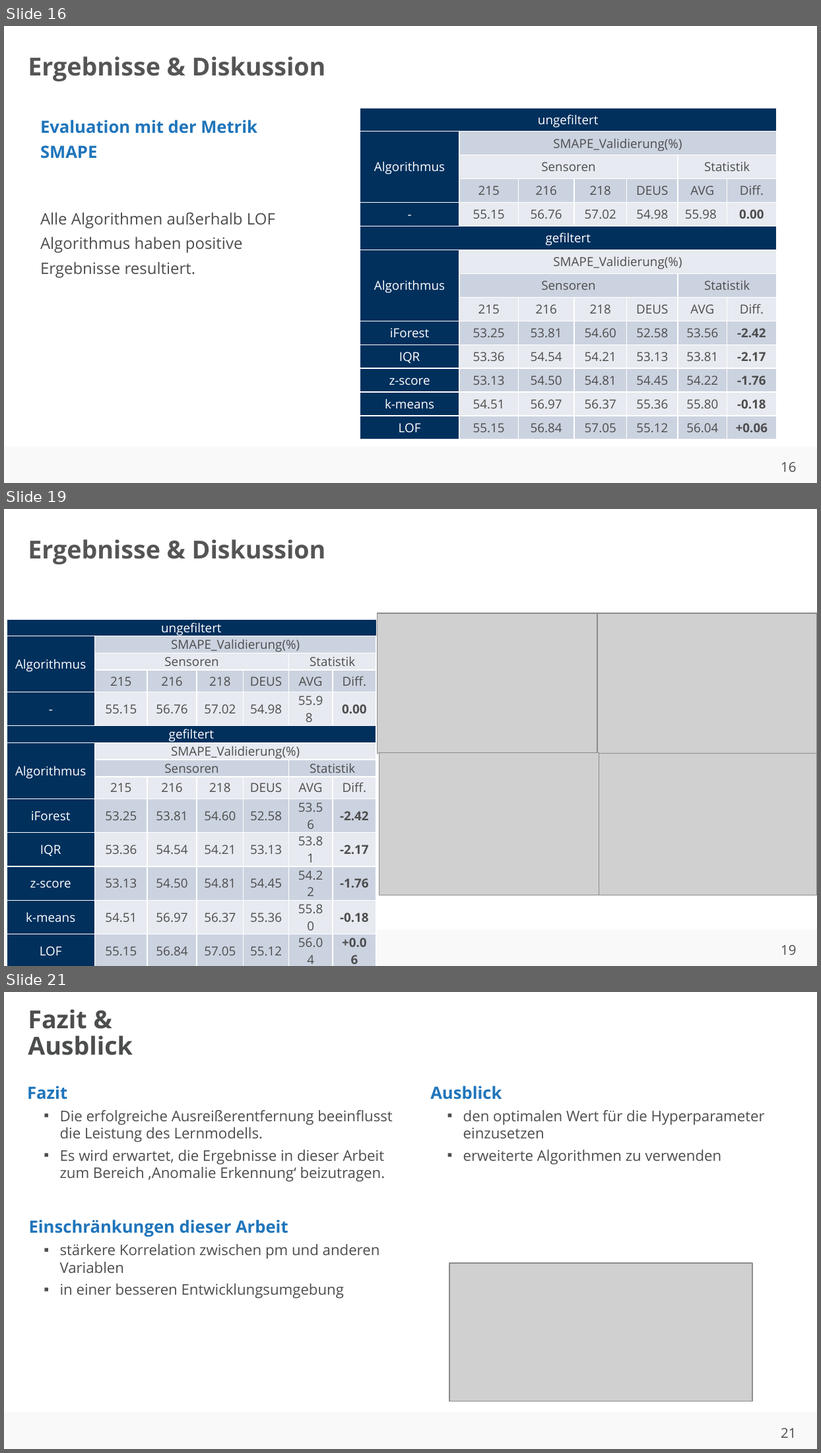
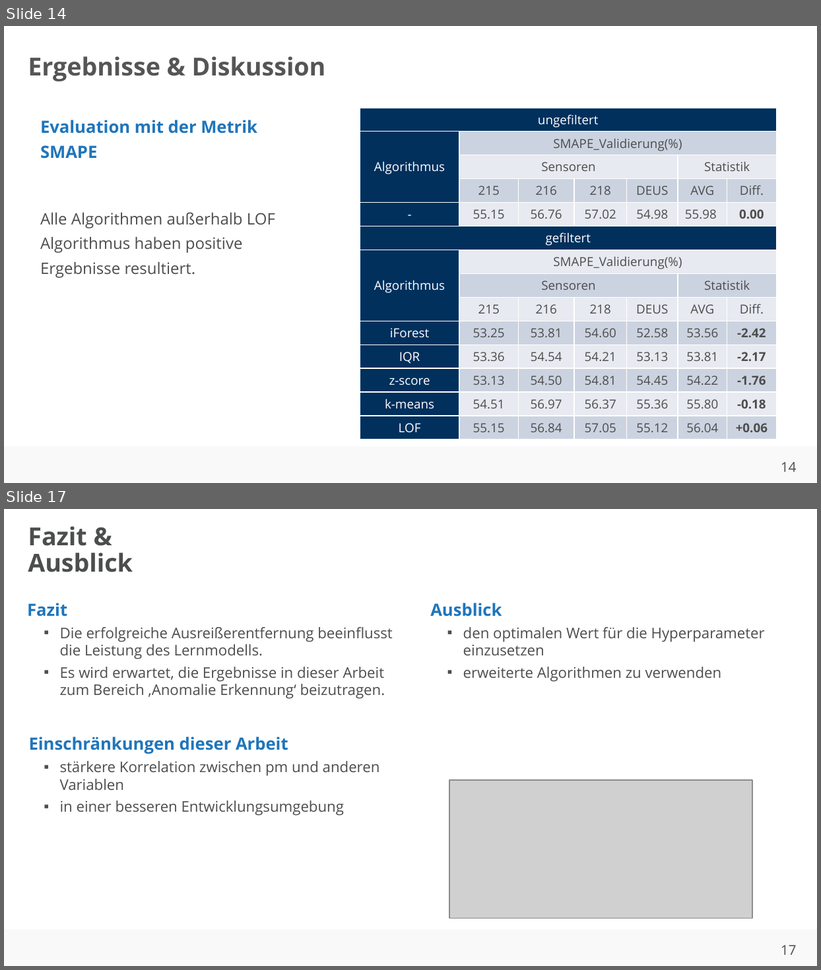
Before and after one commit to ahndavin/Abschlussarbeit_Bachelor, a slide deck: Kolloquium/Kolloquium.pptx. Shown one above the other, each under a label of ours: slides 16, 19 and 21 before the commit, slides 14 and 17 after it; the slides between them are not shown. The pictures are 821x1453 and 821x970 pixels, drawn with LibreOffice and Linux fonts; fonts in the diff are those of the drawing; grey boxes stand for pictures; background and template pictures are left out. Boxes give left, top, right and bottom in pixels: in the first picture for what was removed or moved away, otherwise in the second. Text is boxed around its words. In the diff, an @@ line names an element or a change of style, - is before the commit and + after.

```diff
--- a/Kolloquium/Kolloquium.pptx
+++ b/Kolloquium/Kolloquium.pptx
@@ slide 19 removed at [4, 509, 817, 966], background #FFFFFF; not listed: 2 template elements that a slide beside it also shows @@
@@ title removed at [28, 539, 326, 564] @@
-Ergebnisse & Diskussion
@@ table removed at [7, 619, 376, 959], 14 rows, 7 columns @@
-ungefiltert |  |  |  |  |  | 
-Algorithmus | SMAPE_Validierung(%) |  |  |  |  | 
- | Sensoren |  |  |  | Statistik | 
- | 215 | 216 | 218 | DEUS | AVG | Diff.
-- | 55.15 | 56.76 | 57.02 | 54.98 | 55.98 | 0.00
-gefiltert |  |  |  |  |  | 
-Algorithmus | SMAPE_Validierung(%) |  |  |  |  | 
- | Sensoren |  |  |  | Statistik | 
- | 215 | 216 | 218 | DEUS | AVG | Diff.
-iForest | 53.25 | 53.81 | 54.60 | 52.58 | 53.56 | -2.42
-IQR | 53.36 | 54.54 | 54.21 | 53.13 | 53.81 | -2.17
-z-score | 53.13 | 54.50 | 54.81 | 54.45 | 54.22 | -1.76
-k-means | 54.51 | 56.97 | 56.37 | 55.36 | 55.80 | -0.18
-LOF | 55.15 | 56.84 | 57.05 | 55.12 | 56.04 | +0.06
@@ picture removed at [377, 613, 597, 754] @@
@@ picture removed at [597, 613, 817, 755] @@
@@ picture removed at [380, 753, 599, 896] @@
@@ picture removed at [597, 754, 817, 896] @@
@@ what was slide 16 is now slide 14 @@
@@ page number at [781, 462, 796, 472]: text changed @@
-16
+14
@@ what was slide 21 is now slide 17 @@
@@ page number at [781, 945, 796, 955]: text changed @@
-21
+17
```
Also in this commit, not shown: 5 slides changed, 5 slides added, 7 other slides removed.
